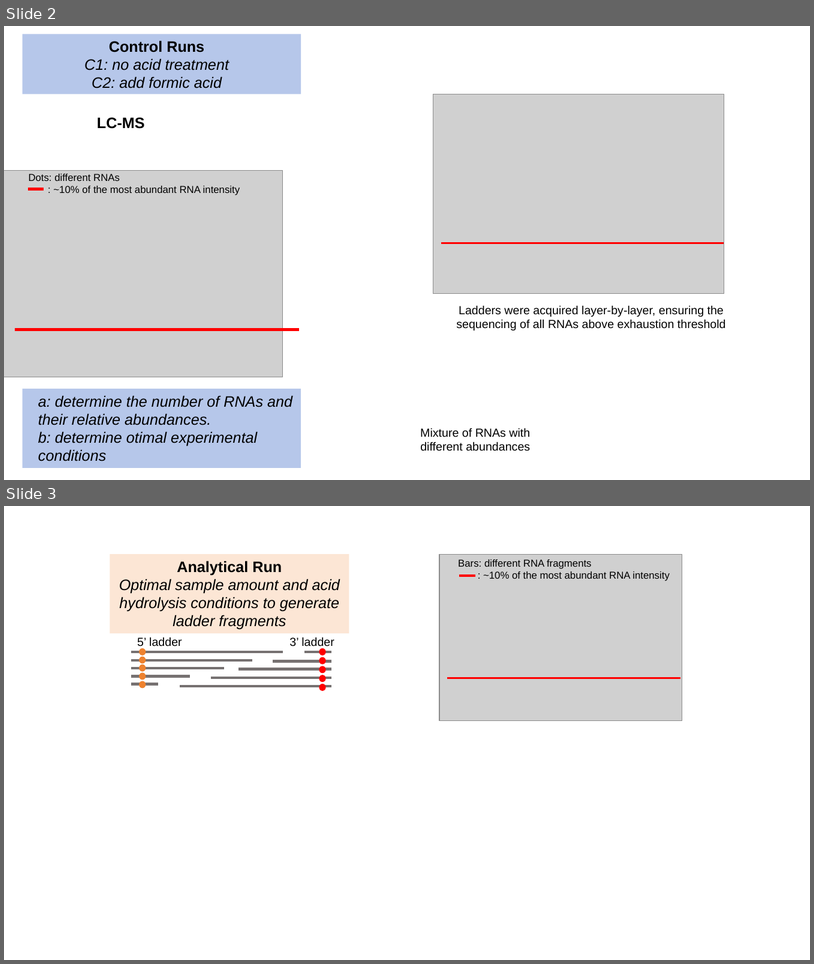
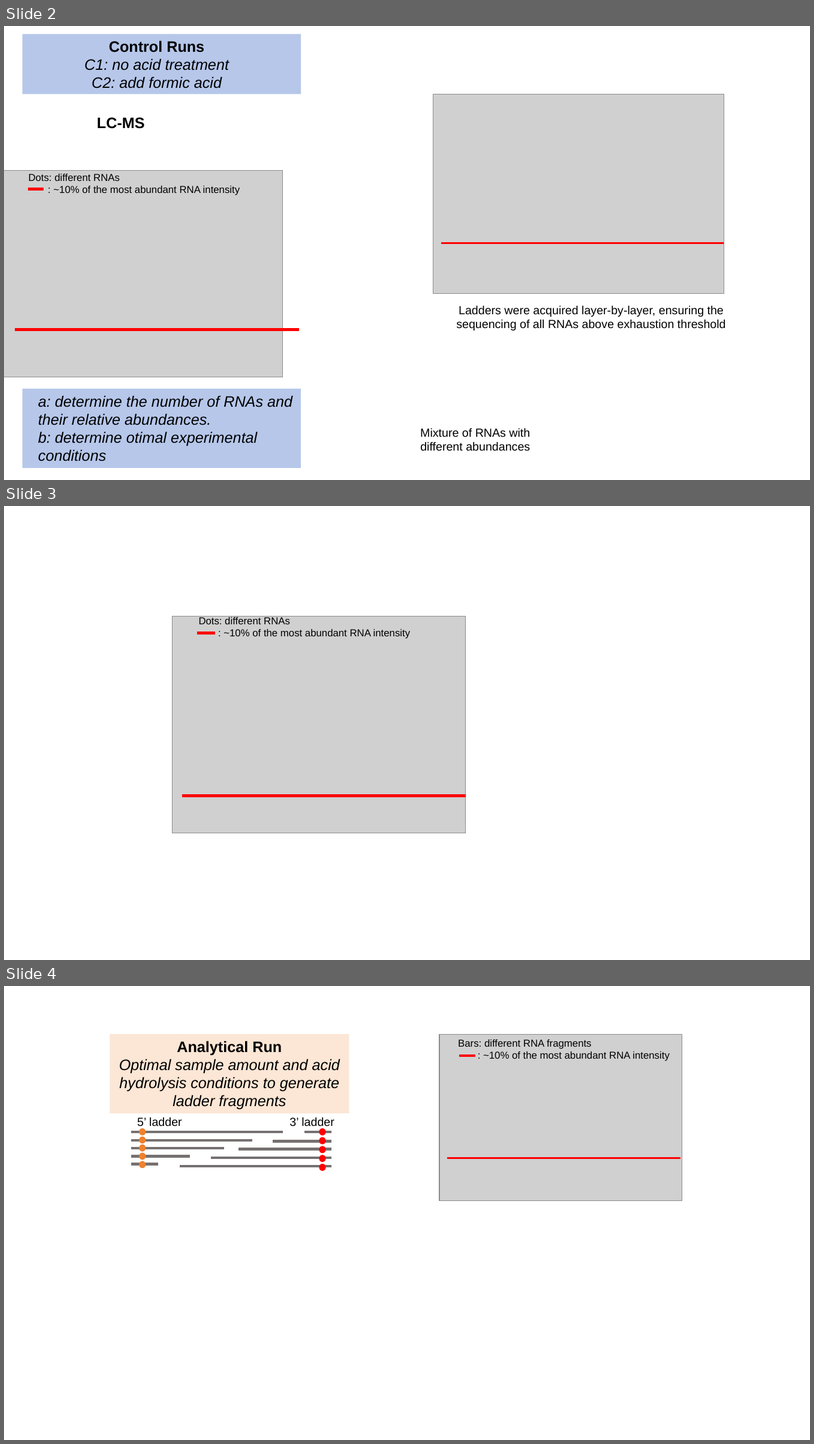
Before and after one commit to Shangsi-Lin/RNA_simulation, a slide deck: Data/sgRNA/Figure1/figure1.pptx. Shown one above the other, each under a label of ours: slides 2 and 3 before the commit, slides 2, 3 and 4 after it. The pictures are 814x964 and 814x1444 pixels, drawn with LibreOffice and Linux fonts; fonts in the diff are those of the drawing; grey boxes stand for pictures. Boxes give left, top, right and bottom in pixels: in the first picture for what was removed or moved away, otherwise in the second. Text is boxed around its words. In the diff, an @@ line names an element or a change of style, - is before the commit and + after.

```diff
--- a/Data/sgRNA/Figure1/figure1.pptx
+++ b/Data/sgRNA/Figure1/figure1.pptx
@@ slide 3 added at (4,506,810,960), background #FFFFFF @@
@@ picture added at (172,616,466,832) @@
@@ text added at (199,616,411,639), 12 pt, text #000000 @@
+Dots: different RNAs
+: ~10% of the most abundant RNA intensity
@@ line added from (197, 633) to (216, 633), #FF0000 3.25 pt @@
@@ line added from (182, 796) to (466, 796), #FF0000 3.25 pt @@
@@ what was slide 3 is now slide 4 @@
```
Also in this commit, not shown: 1 other slide added, 4 other files.
